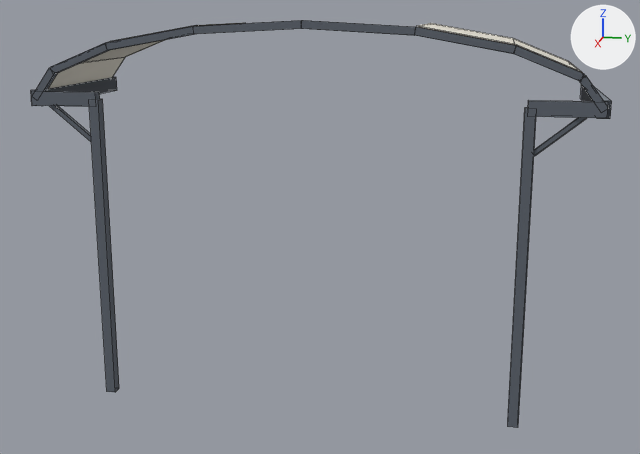
What one commit did to the FBX model Assets/Art/Models/Props/Street/ArcadeRoof.fbx.
Both versions are drawn from a 50 mm lens placed at (18.06, 3.98, 8.7), pointed at (-1.82, 0.0, 3.73). The axes (+X, +Y, +Z) are drawn at upper right. The lights are the same throughout. The older version comes first. Mesh edges are drawn as thin lines. Where no turn or scale is listed for an object, it has been applied to the vertices. Vertices at exactly the same position are counted once.

The older version as bpy lines, for what is in view:
```python
me_beams = bpy.data.meshes.new('Beams')
me_beams.from_pydata(...)  # a box spanning x -4.0..0.0, y 5.88..6.12, z 6.63..6.97; a box spanning x -4.0..0.0, y -6.12..-5.88, z 6.63..6.97
me_beams.materials.append(mat_km_palettemat)  # picture img_km_palette_png
me_posts = bpy.data.meshes.new('Posts')
me_posts.from_pydata(...)  # 48 vertices, 36 faces; spans x -0.11..0.11, y -6.05..6.05, z 0.0..6.95
me_posts.materials.append(mat_km_palettemat)  # picture img_km_palette_png
me_ribs = bpy.data.meshes.new('Ribs')
me_ribs.from_pydata(...)  # 64 vertices, 48 faces; spans x -0.08..0.08, y -6.06..6.06, z 6.75..8.48
me_ribs.materials.append(mat_km_palettemat)  # picture img_km_palette_png
ob_beams = bpy.data.objects.new('Beams', me_beams)
ob_beams.location = (0.0, 0.0, 0.0)
ob_posts = bpy.data.objects.new('Posts', me_posts)
ob_posts.location = (0.0, 0.0, 0.0)
ob_ribs = bpy.data.objects.new('Ribs', me_ribs)
ob_ribs.location = (0.0, 0.0, 0.0)
# also in view: 'Panels' at (-2.0, 0.0, 7.63)
```
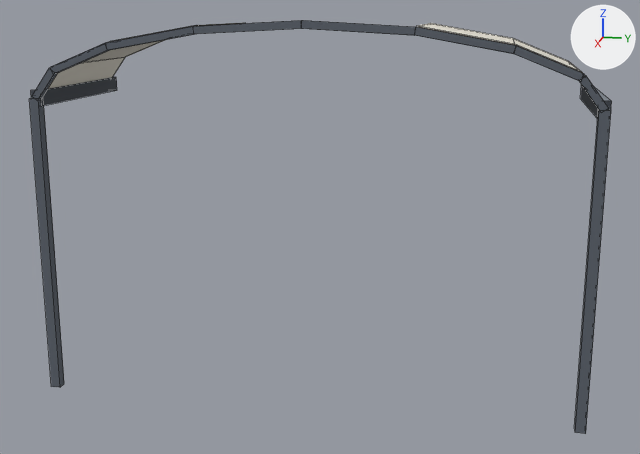
The change, as a diff of the scene's bpy script:
```diff
--- a/Assets/Art/Models/Props/Street/ArcadeRoof.fbx.py
+++ b/Assets/Art/Models/Props/Street/ArcadeRoof.fbx.py
@@ me_posts @@
 # used by ob_posts; location = (0.0, 0.0, 0.0)
-me_posts.from_pydata(...)  # 48 vertices, 36 faces; spans x -0.11..0.11, y -6.05..6.05, z 0.0..6.95
+me_posts.from_pydata(...)  # 16 vertices, 12 faces; spans x -0.11..0.11, y -6.11..6.11, z 0.0..6.8
+# me_posts part 1: the loose piece of 8 vertices spanning x -0.11..0.11, y 4.49..4.71, z 0.0..6.8 is moved by (0.0, 1.4, 0.0)
+# me_posts part 2: the loose piece of 8 vertices spanning x -0.11..0.11, y -4.71..-4.49, z 0.0..6.8 is moved by (0.0, -1.4, 0.0)
+# me_posts part 3: the loose piece of 8 vertices spanning x -0.1..0.1, y -6.05..-4.55, z 6.65..6.95 is deleted
+# me_posts part 4: the loose piece of 8 vertices spanning x -0.1..0.1, y 4.55..6.05, z 6.65..6.95 is deleted
+# me_posts part 5: the loose piece of 8 vertices spanning x -0.05..0.05, y -5.68..-4.67, z 5.86..6.72 is deleted
+# me_posts part 6: the loose piece of 8 vertices spanning x -0.05..0.05, y 4.67..5.68, z 5.86..6.72 is deleted
 me_posts.materials.append(mat_km_palettemat)
```

Boxes (x1, y1, x2, y2) around the edits, measured in the pictures (640 x 454 px; the box of a moved part takes in the faces that stretch with it):
'Posts', reshaped
    before: (31, 91, 608, 428)
    after: (29, 98, 611, 434)
part 1 of me_posts, moved or reshaped
    before: (508, 108, 537, 428)
    after: (574, 110, 611, 434)
part 2 of me_posts, moved or reshaped
    before: (89, 99, 119, 392)
    after: (29, 98, 64, 388)
part 3 of me_posts, deleted
    before: (31, 91, 100, 107)
part 4 of me_posts, deleted
    before: (528, 100, 608, 118)
part 5 of me_posts, deleted
    before: (50, 106, 91, 142)
part 6 of me_posts, deleted
    before: (534, 118, 587, 156)
